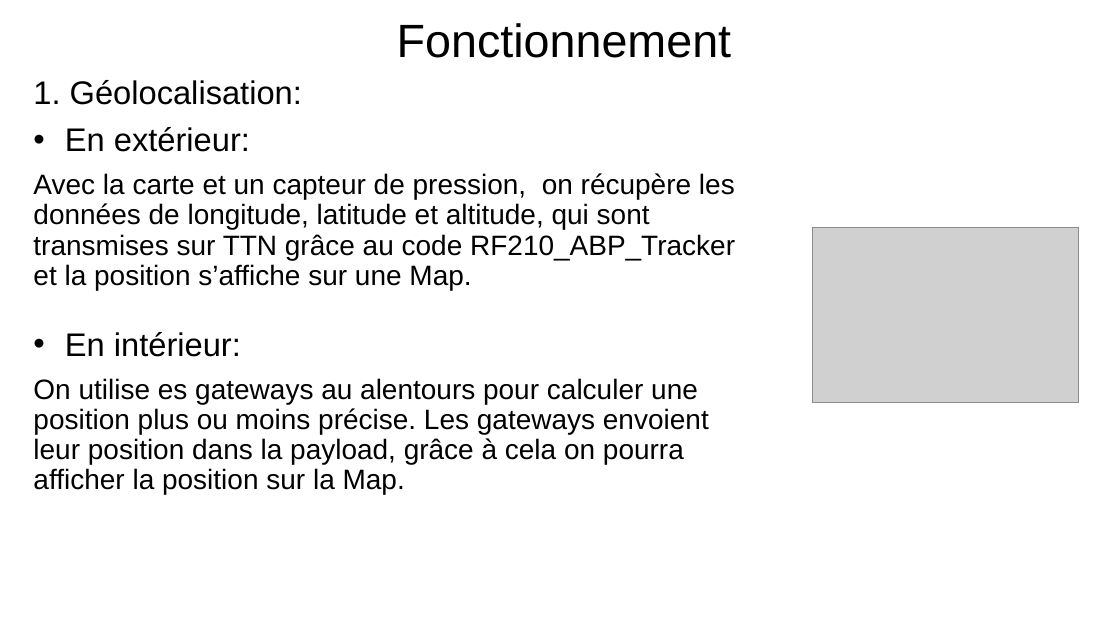
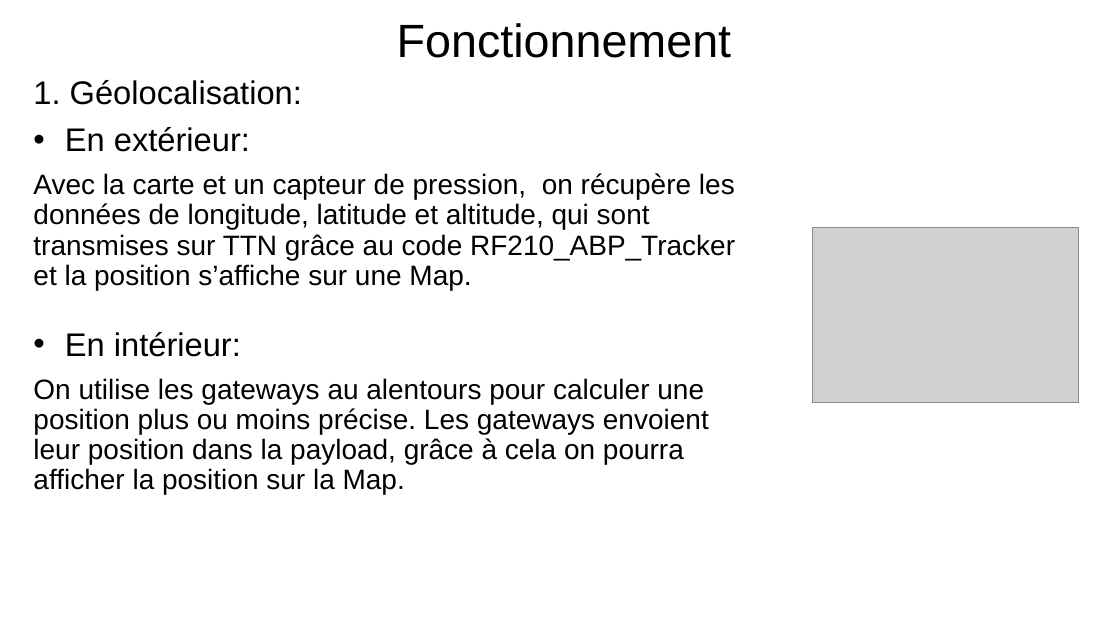
Before and after one commit to AlexiaGst/GeoBag, a slide deck: slide 3 of Présentations/Finale/GeoBag.odp. Drawn at 1120x630 pixels with LibreOffice and Linux fonts; fonts in the diff are those of the drawing; grey boxes stand for pictures. Boxes give left, top, right and bottom in pixels: in the first picture for what was removed or moved away, otherwise in the second. Text is boxed around its words. In the diff, an @@ line names an element or a change of style, - is before the commit and + after.

```diff
--- a/Présentations/Finale/GeoBag.odp
+++ b/Présentations/Finale/GeoBag.odp
@@ text at box(33, 378, 709, 494): text changed @@
-On utilise es gateways au alentours pour calculer une position plus ou moins précise. Les gateways envoient leur position dans la payload, grâce à cela on pourra afficher la position sur la Map.
+On utilise les gateways au alentours pour calculer une position plus ou moins précise. Les gateways envoient leur position dans la payload, grâce à cela on pourra afficher la position sur la Map.
```
Also in this commit, not shown: 2 other slides changed, 2 slides added.
